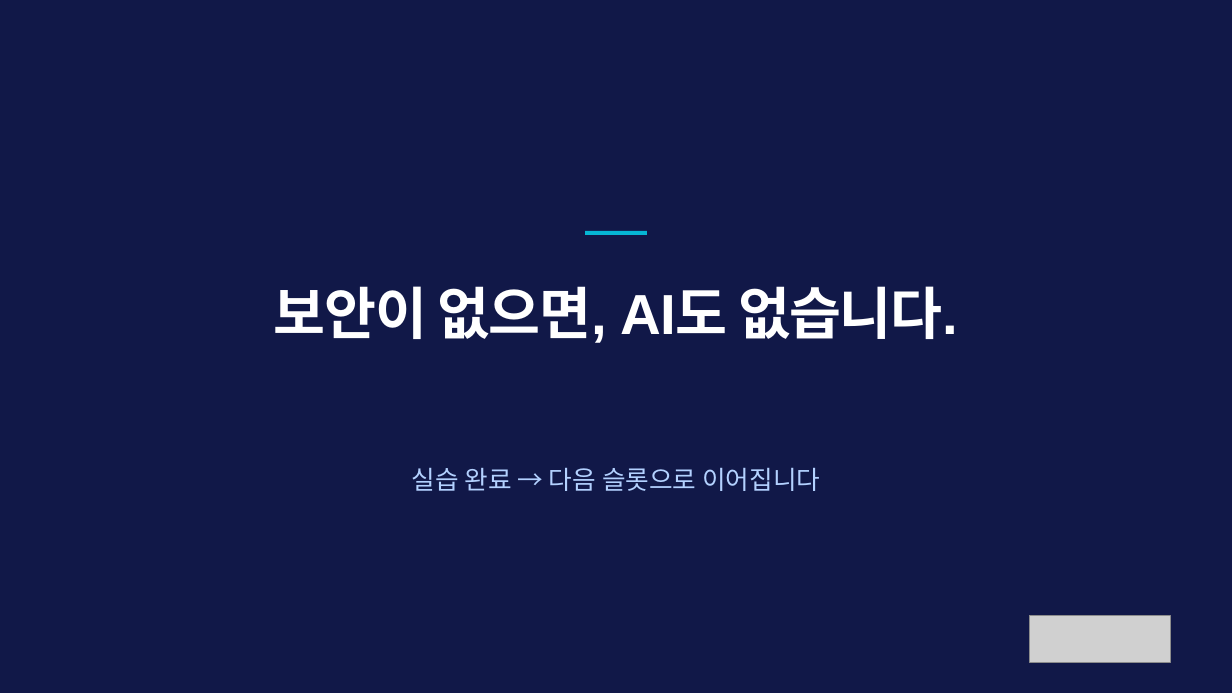
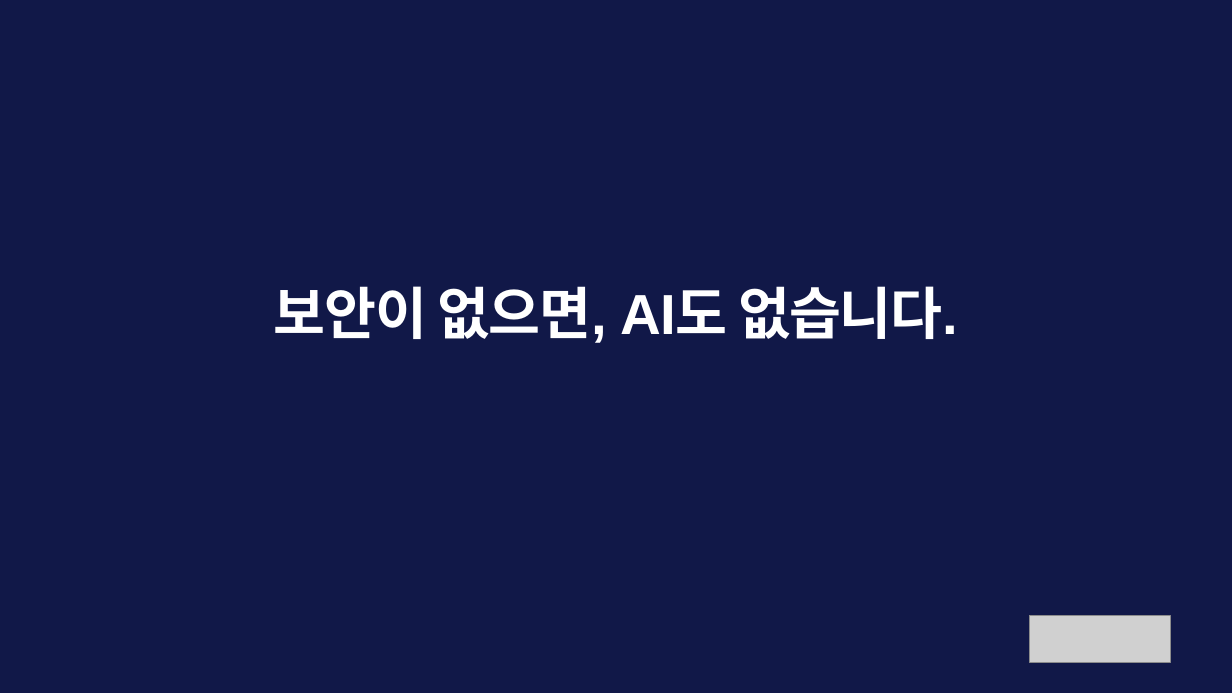
Before and after one commit to sulgik/security-workshop, a slide deck: slide 28 of ws02/class/ws02_slide_class4.pptx (slide 33 before the commit). Drawn at 1232x693 pixels with LibreOffice and Linux fonts; fonts in the diff are those of the drawing; grey boxes stand for pictures. Boxes give left, top, right and bottom in pixels: in the first picture for what was removed or moved away, otherwise in the second. Text is boxed around its words. In the diff, an @@ line names an element or a change of style, - is before the commit and + after.

```diff
--- a/ws02/class/ws02_slide_class4.pptx
+++ b/ws02/class/ws02_slide_class4.pptx
@@ rectangle removed at [585, 231, 647, 235] @@
@@ text removed at [412, 468, 820, 491] @@
-실습 완료 → 다음 슬롯으로 이어집니다
```
Also in this commit, not shown: 26 other slides changed, 1 slide added, 6 slides removed, 49 other files.
